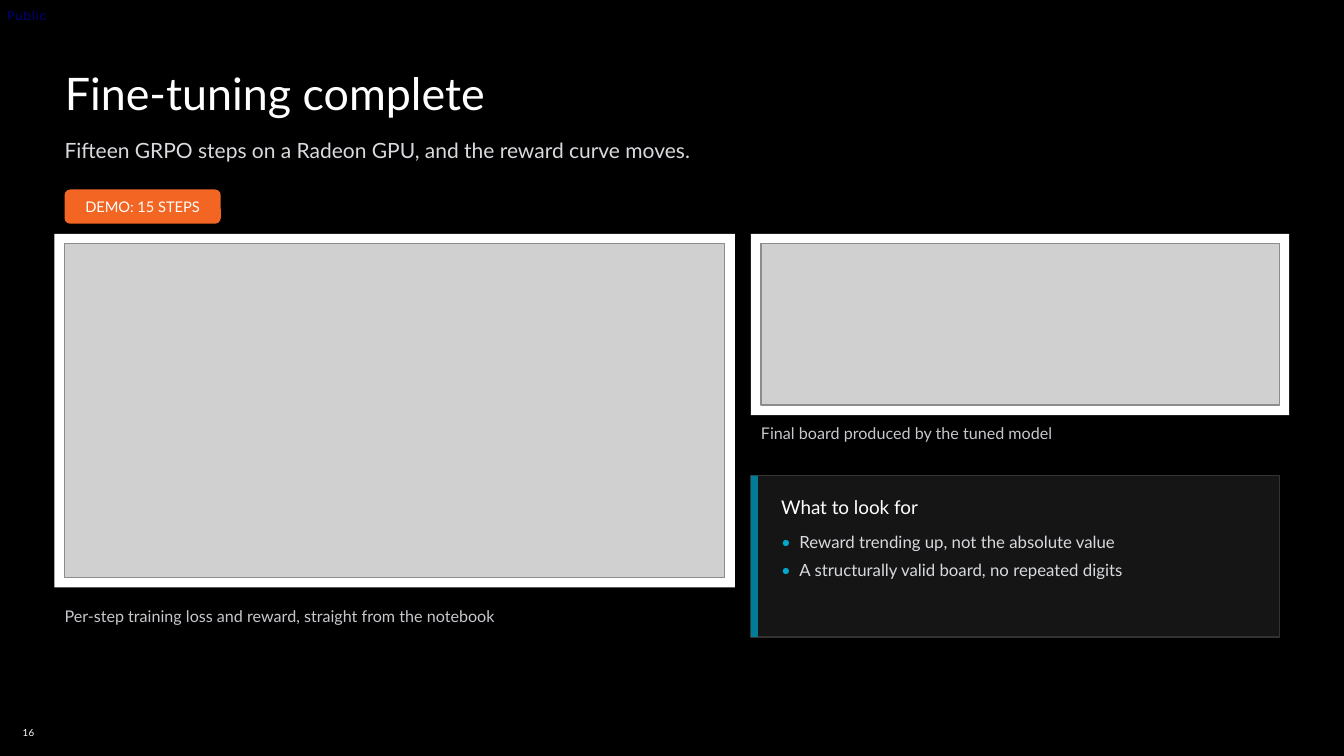
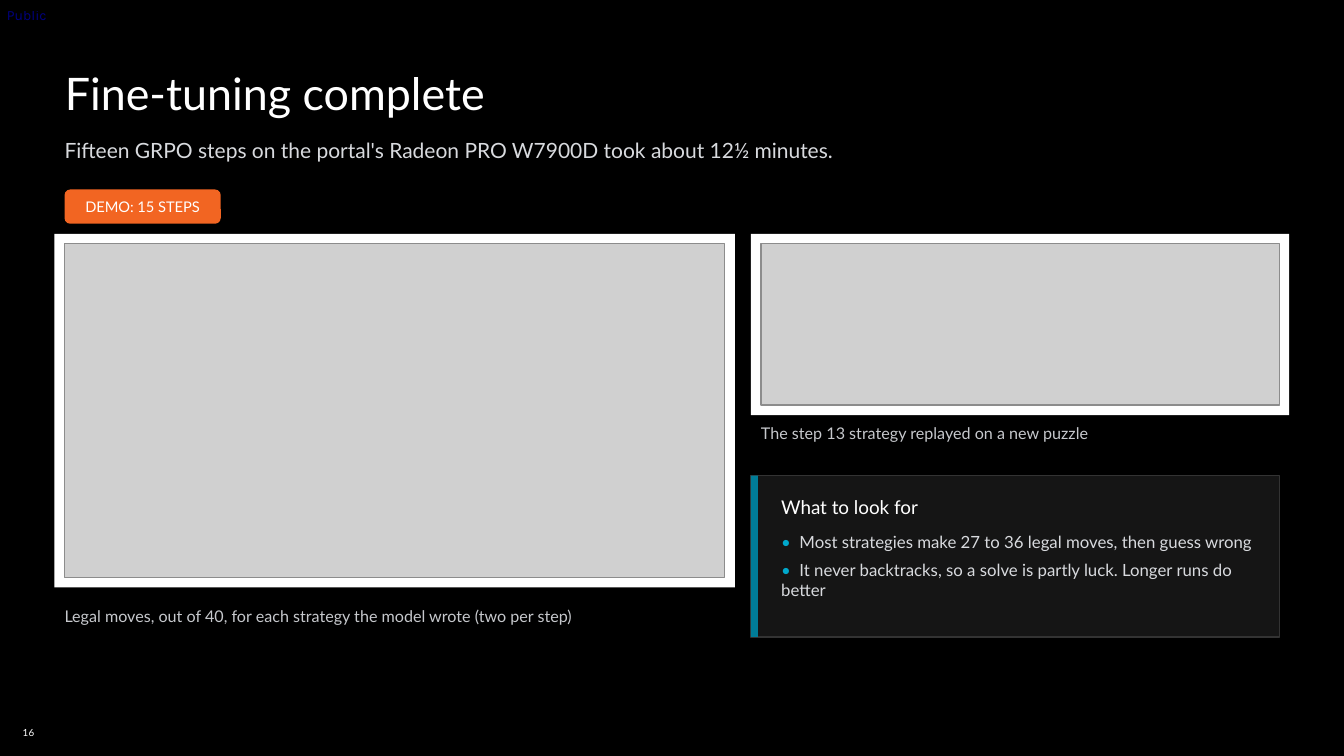
Before and after one commit to TwelveNights/Unsloth-RL-Workshop-on-Radeon, a slide deck: slide 16 of docs/AMD-Unsloth-GRPO-Fine-tuning1.pptx. Drawn at 1344x756 pixels with LibreOffice and Linux fonts; fonts in the diff are those of the drawing; grey boxes stand for pictures; background and template pictures are left out. Boxes give left, top, right and bottom in pixels: in the first picture for what was removed or moved away, otherwise in the second. Text is boxed around its words. In the diff, an @@ line names an element or a change of style, - is before the commit and + after.

```diff
--- a/docs/AMD-Unsloth-GRPO-Fine-tuning1.pptx
+++ b/docs/AMD-Unsloth-GRPO-Fine-tuning1.pptx
@@ text at (x1=65, y1=142, x2=833, y2=162): text changed @@
-Fifteen GRPO steps on a Radeon GPU, and the reward curve moves.
+Fifteen GRPO steps on the portal's Radeon PRO W7900D took about 12½ minutes.
@@ text at (x1=761, y1=427, x2=1088, y2=442): text changed @@
-Final board produced by the tuned model
+The step 13 strategy replayed on a new puzzle
@@ text at (x1=781, y1=535, x2=1252, y2=596): text changed @@
-• Reward trending up, not the absolute value
-• A structurally valid board, no repeated digits
+• Most strategies make 27 to 36 legal moves, then guess wrong
+• It never backtracks, so a solve is partly luck. Longer runs do better
@@ text at (x1=65, y1=609, x2=572, y2=625): text changed @@
-Per-step training loss and reward, straight from the notebook
+Legal moves, out of 40, for each strategy the model wrote (two per step)
```
Also in this commit, not shown: 12 other slides changed, 2 other files.
